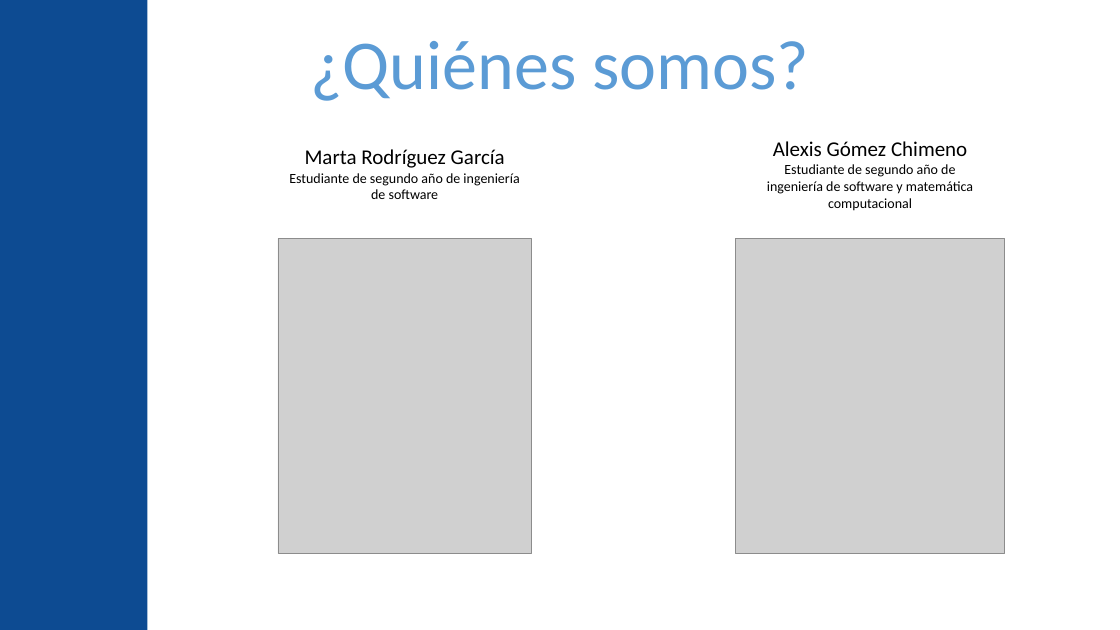
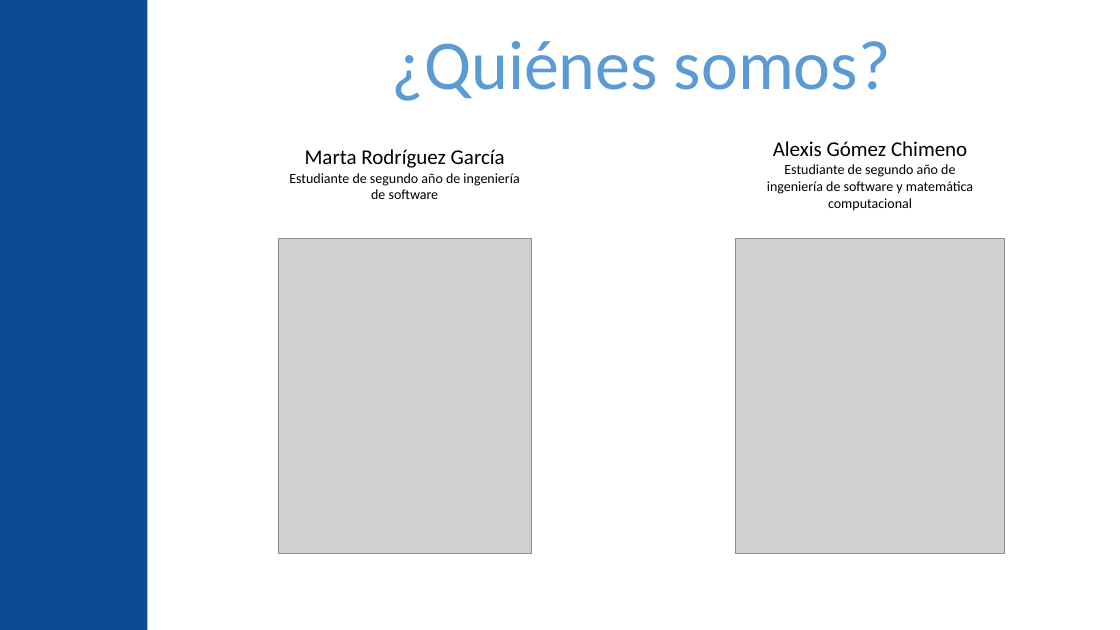
Before and after one commit to AlexisGitHu/IntroProgPy, a slide deck: slide 2 of Introducción a la programación con Python.pptx. Drawn at 1120x630 pixels with LibreOffice and Linux fonts; fonts in the diff are those of the drawing; grey boxes stand for pictures; background and template pictures are left out. Boxes give left, top, right and bottom in pixels: in the first picture for what was removed or moved away, otherwise in the second. Text is boxed around its words. In the diff, an @@ line names an element or a change of style, - is before the commit and + after.

```diff
--- a/Introducción a la programación con Python.pptx
+++ b/Introducción a la programación con Python.pptx
@@ title "¿Quiénes somos?": place and size @@
-title "¿Quiénes somos?" at [310, 41, 809, 101]
+title "¿Quiénes somos?" at [392, 41, 891, 101]
```
Also in this commit, not shown: 1 other file.
